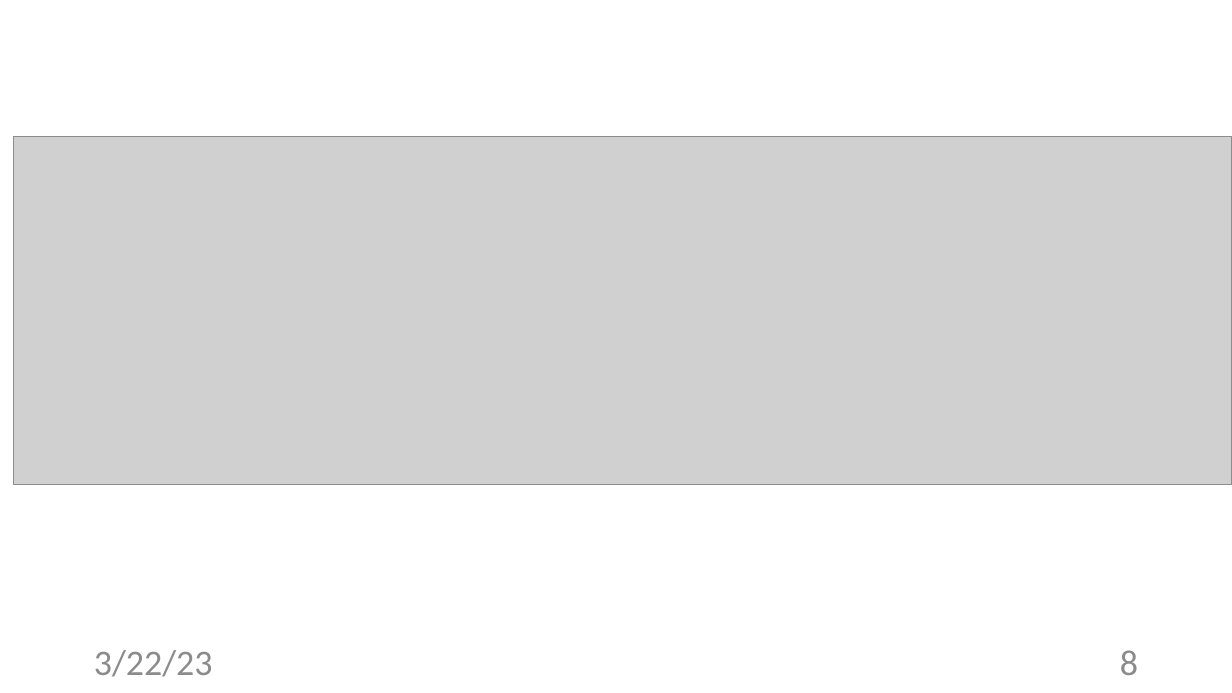
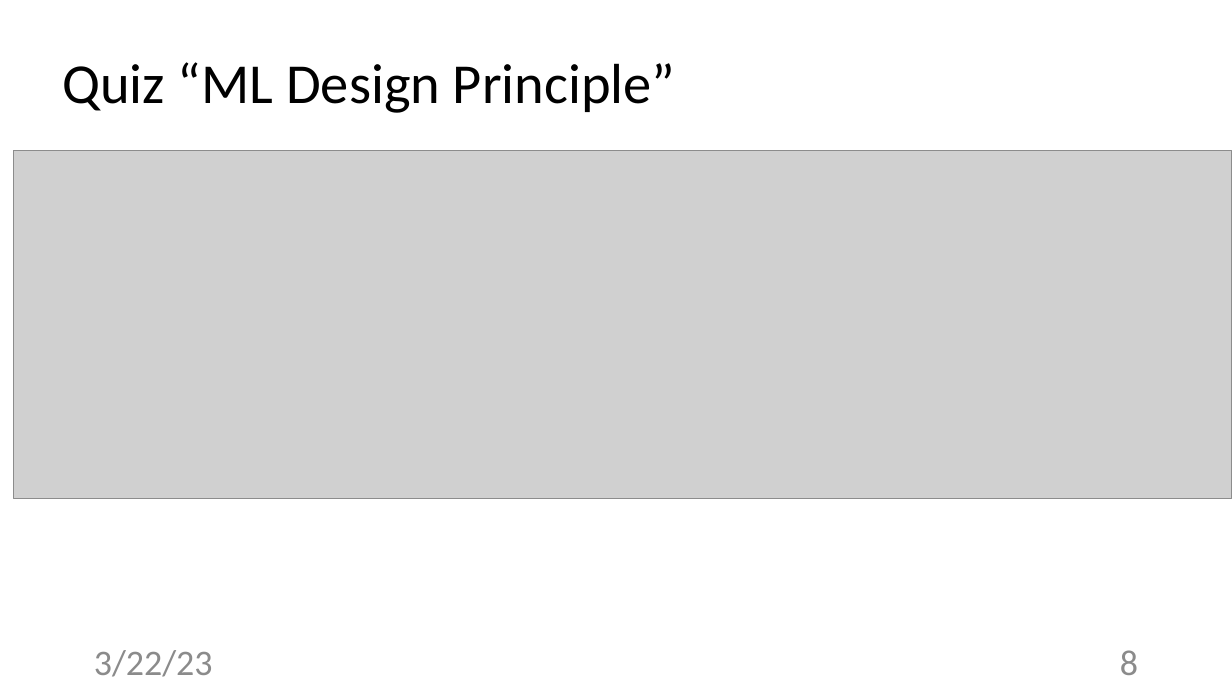
Before and after one commit to alexjungaalto/FederatedLearning, a slide deck: slide 8 of slides/CS-E4740_FLDesignPrinciple.pptx. Drawn at 1232x693 pixels with LibreOffice and Linux fonts; fonts in the diff are those of the drawing; grey boxes stand for pictures. Boxes give left, top, right and bottom in pixels: in the first picture for what was removed or moved away, otherwise in the second. Text is boxed around its words. In the diff, an @@ line names an element or a change of style, - is before the commit and + after.

```diff
--- a/slides/CS-E4740_FLDesignPrinciple.pptx
+++ b/slides/CS-E4740_FLDesignPrinciple.pptx
@@ text added at [62, 62, 675, 113], 44 pt, text #000000 @@
+Quiz “ML Design Principle”
@@ picture: place and size @@
-picture at [14, 136, 1232, 484]
+picture at [14, 151, 1232, 499]
```
Also in this commit, not shown: 20 other slides changed, 1 slide added, 3 other files.
